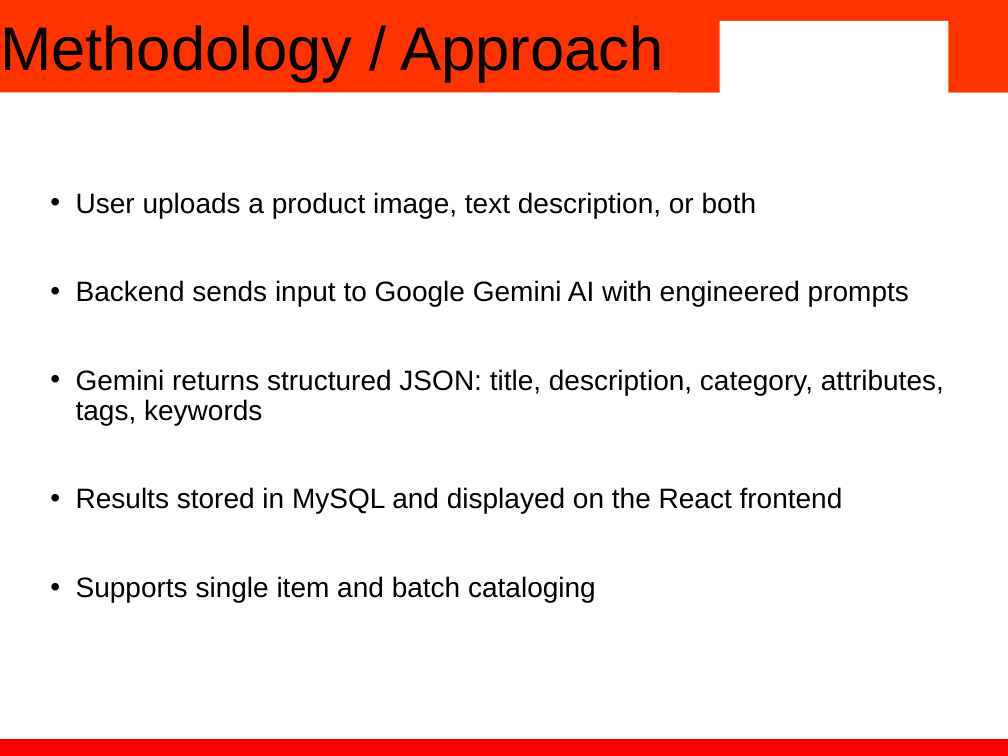
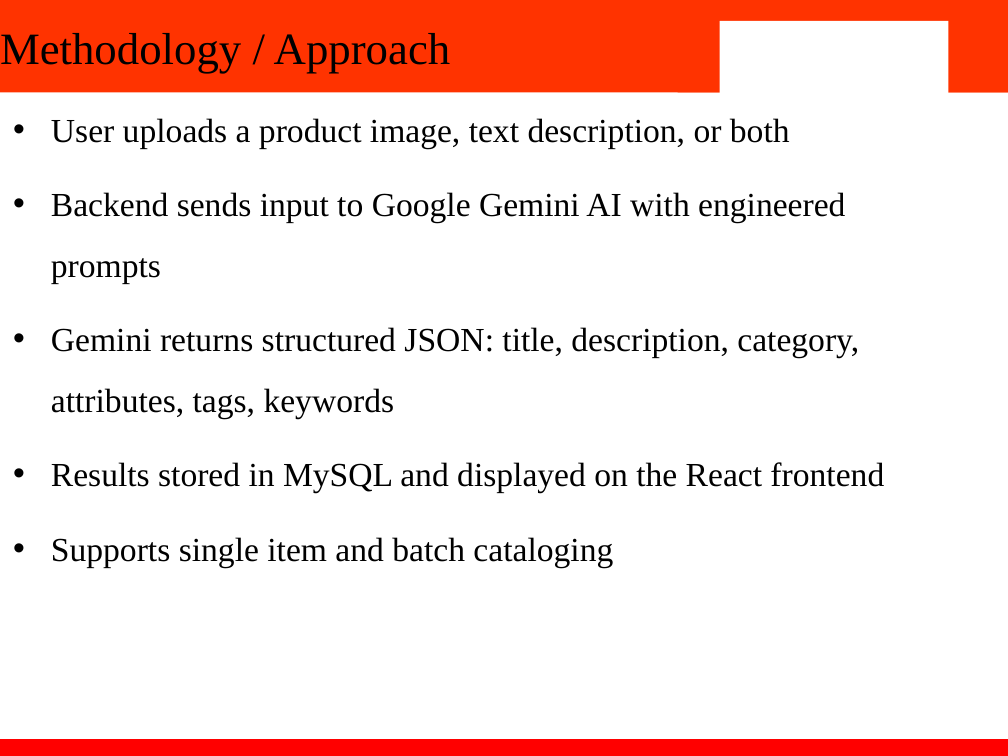
Before and after one commit to Dhruv-Sood/smart-catalogue, a slide deck: slide 3 of Report and PPT/PPT_2210992328_2210990757_2210990279_2210992161.pptx. Drawn at 1008x756 pixels with LibreOffice and Linux fonts; fonts in the diff are those of the drawing; background and template pictures are left out. Boxes give left, top, right and bottom in pixels: in the first picture for what was removed or moved away, otherwise in the second. Text is boxed around its words. In the diff, an @@ line names an element or a change of style, - is before the commit and + after.

```diff
--- a/Report and PPT/PPT_2210992328_2210990757_2210990279_2210992161.pptx
+++ b/Report and PPT/PPT_2210992328_2210990757_2210990279_2210992161.pptx
@@ title "Methodology / Approach" at bbox=[0, 33, 451, 74]: size 44 to 32 pt, font Arial to Times New Roman @@
@@ subtitle "User uploads a product image, ...": place and size @@
-subtitle "User uploads a product image, ..." at bbox=[76, 192, 944, 602]
+subtitle "User uploads a product image, ..." at bbox=[51, 118, 884, 562]
@@ subtitle "User uploads a product image, ..." at bbox=[51, 118, 884, 562]: size 20 to 24 pt, font Arial to Times New Roman; indent changed; line spacing 0.9 to 1.5 @@
```
Also in this commit, not shown: 3 other slides changed, 2 slides added.
